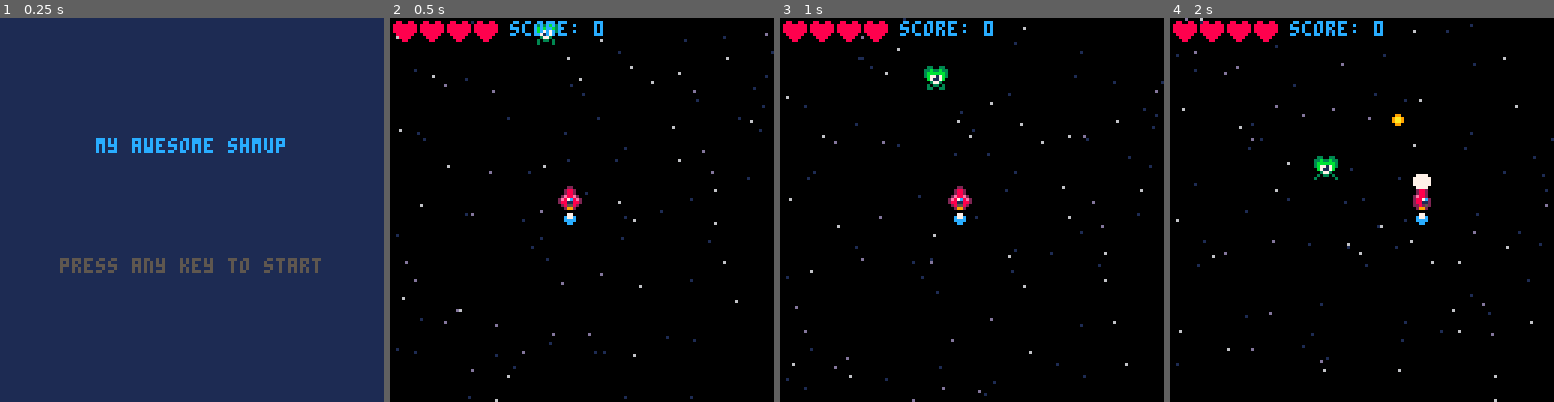
Above: before the commit, frames 1-4 (left to right).
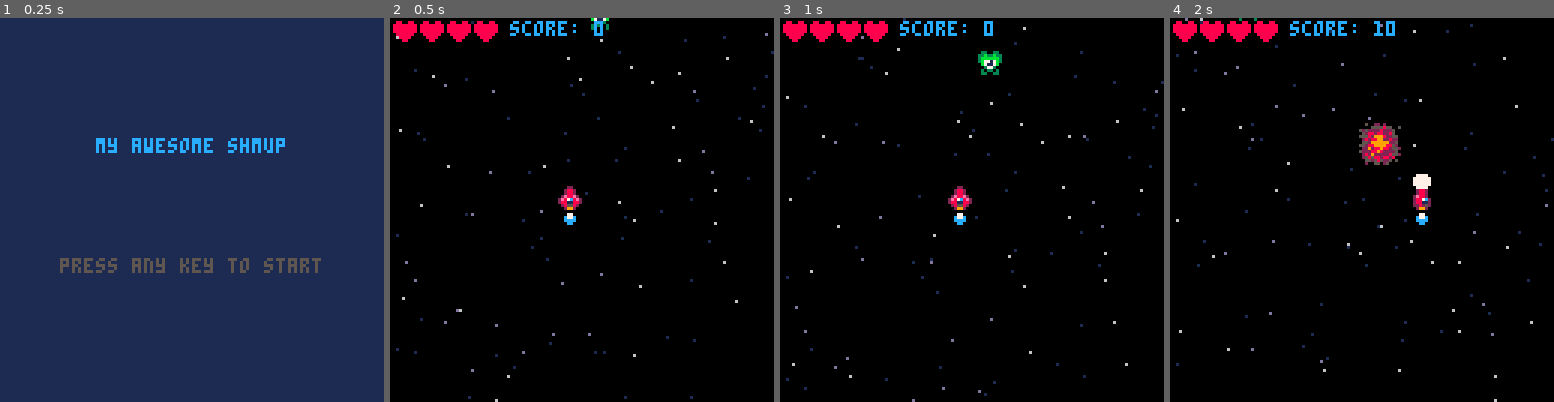
Above: after the commit, the same moments.

Repository: annoyingmouse/shmup
Game: PICO-8 cartridge shmup/shmup.p8
The game is run twice, just before and just after one commit, with the same random seed, the same clock (stepped at 60 frames per second) and the same inputs.
Inputs:
- Up to frame 1 (0.25 s): no input
- Up to frame 2 (0.5 s): tap X (X key) at 0.33 s
- Up to frame 3 (1 s): tap O (Z key) at 0.7 s
- Up to frame 4 (2 s): tap X (X key) at 1.07, 1.85 s; hold Right from 1.6 s (still down); tap O (Z key) at 1.7 s

Frame 1 is identical in both runs. In frame 2, 0.2% of the frame differs, in the area x 38-58%, y 0-8%; in frame 3, 0.6%; in frame 4, 1.4%, in the area x 17-61%, y 0-43%.

Commit message:
🐛 (game.lua): Fix comparison operator in Player.invulnerable condition to correctly check for equality to 0 🐛 (game.lua): Fix Spawn_enemy function to correctly add new enemy object to the Enemies array 🐛 (init_game.lua): Fix initialization of Enemies array and add function to spawn new enemy objects 🐛 (update_game.lua): Fix logic for handling collisions between Player and Enemies, and correctly handle invulnerability countdown and enemy spawning

Diff:
--- a/shmup/draw/game.lua
+++ b/shmup/draw/game.lua
@@ -1,7 +1,7 @@
 function Draw_game()
   cls(0)
   Starfield(Stars)
-  if Player.invulnerable <= 0 then
+  if Player.invulnerable == 0 then
     Draw_sprite(Player)
     Draw_sprite(Player.jet)
   else
@@ -10,11 +10,8 @@
       Draw_sprite(Player.jet)
     end
   end
-  Draw_sprite(Player)
-  Draw_sprite(Player.jet)
   Draw_all_sprites(Enemies)
   Draw_all_sprites(Bullets)
-  spr(40, 64, 64, 2, 2)
   if Player.muzzle > 0 then
     circfill(Player.x + 3, Player.y - 2, Player.muzzle, 7)
     circfill(Player.x + 4, Player.y - 2, Player.muzzle, 7)
--- a/shmup/helpers.lua
+++ b/shmup/helpers.lua
@@ -29,3 +29,15 @@
          sprite1.y < sprite2.y + sprite2.height and
          sprite1.y + sprite1.height > sprite2.y
 end
+
+function Spawn_enemy()
+  local enemy = {
+    x = flr(rnd(120)),
+    y = -8,
+    width = 8,
+    height = 8,
+    sprite = 7,
+    speed = rnd(1) + 0.5 -- Random speed between 0.5 and 1.5
+  }
+  add(Enemies, enemy)
+end
--- a/shmup/init_game.lua
+++ b/shmup/init_game.lua
@@ -1,4 +1,5 @@
 function Init_game()
+  T = 0
   Player = {
     x = 64 - 8,
     y = 64 - 8,
@@ -21,13 +22,13 @@
   }
   Bullets = {}
   Stars = GenerateStarField(100)
-  local enemy = {
-    x = 56 - 8,
-    y = 5 - 8,
+  Enemies = {}
+  add(Enemies, {
+    x = flr(rnd(120)),
+    y = - 8,
     width = 8,
     height = 8,
     sprite = 7,
     speed = 1
-  }
-  add(Enemies, enemy)
+  })
 end
--- a/shmup/update_game.lua
+++ b/shmup/update_game.lua
@@ -30,6 +30,7 @@
     end
     if enemy.y > 128 + 8 then
       del(Enemies, enemy)
+      Spawn_enemy()
     end
   end
   for bullet in all(Bullets) do
@@ -83,14 +84,20 @@
     Player.y = 128 - 8
     Player.jet.y = Player.y + 8
   end
-  for enemy in all(Enemies) do
-    if Collision(Player, enemy) and Player.invulnerable then
-      sfx(1)
-      Player.lives = Player.lives - 1
-      Player.invulnerable = 60
-      del(Enemies, enemy)
-    else
-      Player.invulnerable = Player.invulnerable - 1
+  if Player.invulnerable <= 0 then
+    for enemy in all(Enemies) do
+      if Collision(Player, enemy) then
+        sfx(1)
+        Player.lives = Player.lives - 1
+        Player.invulnerable = 60
+        del(Enemies, enemy)
+        Spawn_enemy()
+      end
+    end
+  else
+    Player.invulnerable = Player.invulnerable - 1
+    if Player.invulnerable <= 0 then
+      Player.invulnerable = 0
     end
   end
   if Player.lives <= 0 then
@@ -111,6 +118,7 @@
         add(Explosions, explosion)
         del(Enemies, enemy)
         del(Bullets, bullet)
+        Spawn_enemy()
       end
     end
   end
